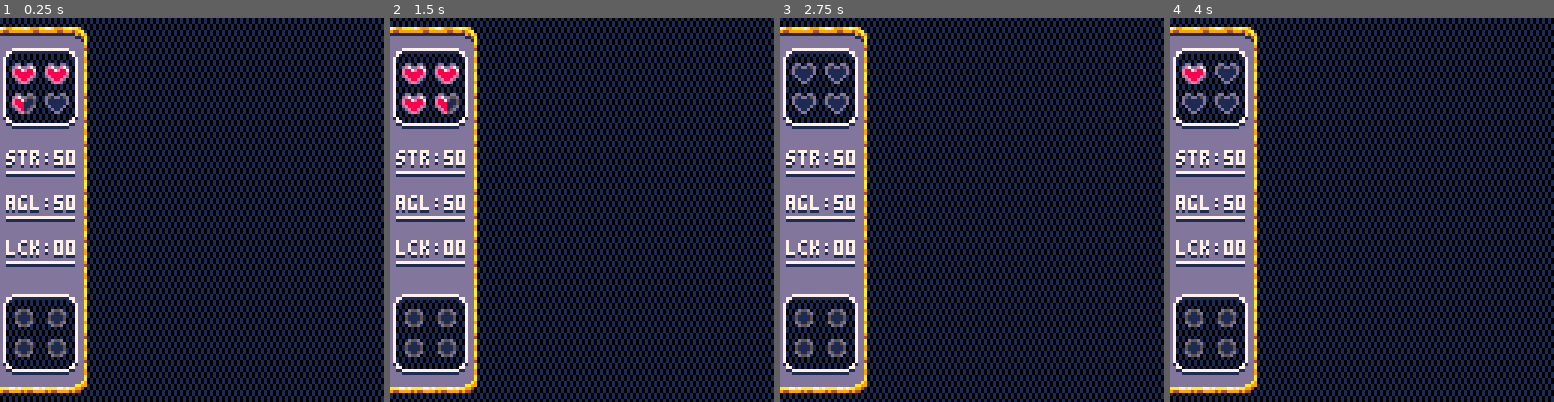
Above: before the commit, frames 1-4 (left to right).
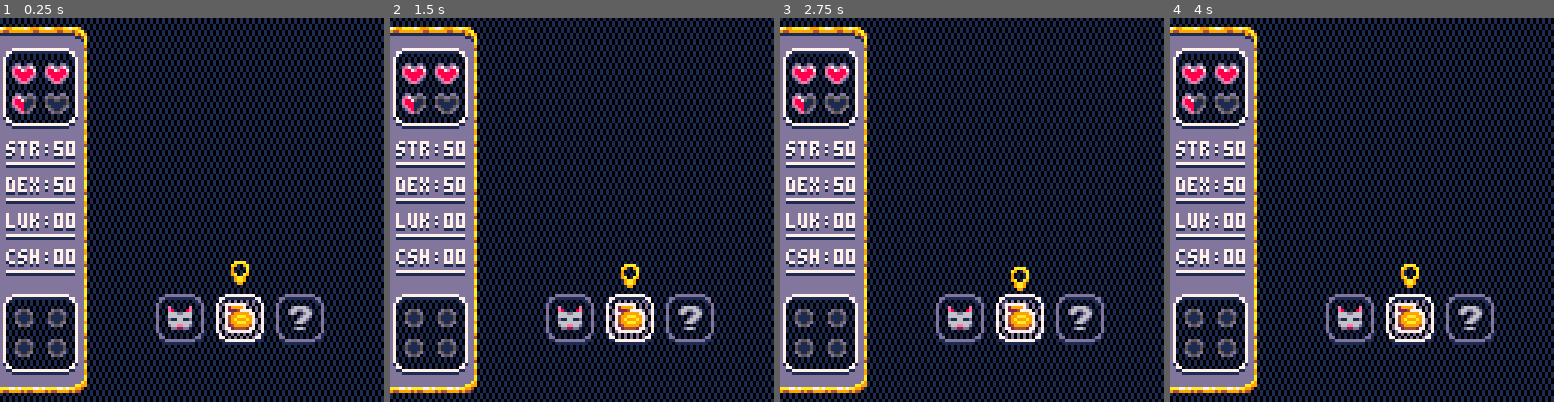
Above: after the commit, the same moments.

Repository: jubbers/pico8
Game: PICO-8 cartridge carts/brackeys.p8
The game is run twice, just before and just after one commit, with the same random seed, the same clock (stepped at 60 frames per second) and the same inputs.
Inputs:
- Up to frame 1 (0.25 s): no input
- Up to frame 2 (1.5 s): no input
- Up to frame 3 (2.75 s): no input
- Up to frame 4 (4 s): no input

The runs differ from the first frame. In frame 1, 7.6% of the frame differs, in the area x 1-85%, y 20-86%; in frame 2, 6.6%; in frame 3, 8.7%, in the area x 1-85%, y 12-86%; in frame 4, 8.0%.

Commit message:
feat: map UI icons added

Diff:
--- a/carts/brackeys.p8
+++ b/carts/brackeys.p8
@@ -13,8 +13,8 @@
 
   player={
     health=5,
-    stats={str=50,agl=50,lck=00},
-    stats_order={"str","agl","lck"},
+    stats={str=50,dex=50,luk=00,csh=00},
+    stats_order={"str","dex","luk","csh"},
     get_hearts=function(self)
       if self.health==0 then return {7,7,7,7} end
       if self.health==1 then return {6,7,7,7} end
@@ -29,7 +29,8 @@
   }
 
   -- [m]ap, [s]hop, [e]ncounter
-  gamestate={ "m", "s", "e",}
+  states={m=0,s=1,e=2}
+  gamestate=states.m
 
   frame_ct=0
 end
@@ -44,7 +45,6 @@
   |-----|-----|-----|-----|
   |  8  |  4  |  2  |  1  |
   '-----------------------'
-  {0b1010101001010101}
 ]]
 
 -->8
@@ -57,9 +57,9 @@
   end
 
   -- slowly increase player hp
-  if frame_ct%20==0 then
-    player.health = (player.health + 1) % 9
-  end
+  -- if frame_ct%20==0 then
+  --   player.health = (player.health + 1) % 9
+  -- end
 end
 
 -->8
@@ -68,21 +68,26 @@
   cls(0)                   -- clear screen black
   set_fill("ff")           -- set fancy upward scrolling fill
   rectfill(0,0,128,128,1)  -- draw fill across entire screen
-  fillp()                  -- reset to solid fill
+  set_fill()               -- reset to solid fill
 
   -- sections
   draw_sidebar()
 
-  -- draw_encounter()
-
-end
-
+  -- map gamestate
+  if gamestate==states.m then
+    draw_gamemap()
+  -- encounter gamestate
+  elseif gamestate==states.e then
+
+  -- shop encounter
+  elseif gamestate==states.s then
+
+  else error("gamestate ".." not accounted for") end
+end
+
+-- render the sidebar on the screen
 function draw_sidebar()
-  -- bg render
   map()
-
-  -- char pic
-  -- spr(1,1*spr_size,1.5*spr_size)
 
   -- health ----------------
   fancy_container(1,10,25,26,3,1,7)
@@ -97,84 +102,207 @@
 
   -- items -----------------
   fancy_container(1,92,25,26,3,1,7)
-
   spr(8, 4, 96)
   spr(8, 15, 96)
   spr(8, 4, 106)
   spr(8, 15, 106)
-
-
-end
-
-function fancy_container(x,y,w,h,r,f,b)
+end
+
+function draw_gamemap()
+  map_start,map_end=32,128
+  map_width=map_end-map_start
+  map_center=map_start+(map_width/2)
+
+  draw_icon_at(22, map_center - 16 - 4 , 100, false)
+  draw_icon_at(23, map_center, 100, true)
+  draw_icon_at(25, map_center + 16 + 4 , 100, false)
+end
+
+-- draw a given sprite to the game map
+function draw_icon_at(s,x,y,se)
+  --[[
+    args:
+      s:  sprite to draw
+      x:  x position
+      y:  y position
+      se: selected (bool)
+  ]]
+
+  if se then
+    fancy_container_c(x,y,16,16,3,13,7,"fr")
+    point_indicator_at(x,y-8,10,30)
+    spr_outline_c(s,x,y,7)
+  else
+    fancy_container_c(x,y,16,16,3,1,13,"fs")
+    spr_c(s,x,y,8,8)
+  end
+end
+
+-- draw a moving pointer indicated over a position by a specific offset
+function point_indicator_at(x,y,o,fpc)
+  --[[
+    args:
+      x:   x position
+      y:   y position
+      o:   offset amount
+      fpc: frames per cycle (e.g. 30 -> one full full up/down cycle every 30 frames)
+  ]]
+  local wiggle = flr(sin(frame_ct/fpc)+0.5)
+  spr(21, x-4, y-o+wiggle)
+end
+
+function fancy_container(x,y,w,h,r,f,b,ft)
   --[[
     Draw a fancy UI container to the screen
 
     Args:
-      x: Starting x position
-      y: Starting y position
-      w: Width of the container
-      h: Height of the container
-      r: Border radius
-      f: Fill color
-      b: Border color
-  ]]
+      x:  Starting x position
+      y:  Starting y position
+      w:  Width of the container
+      h:  Height of the container
+      r:  Border radius
+      f:  Fill color
+      b:  Border color
+      ft: Fill type --  "fr" (default) | "ff" | "fs" -- see set_fill() for details
+  ]]
+  if (ft == nil) ft = "fr"
   set_fill()                  -- solid fill
   rrectfill(x, y, w, h, r, f) -- fill solid
-  set_fill("fr")              -- fancy fill (inv.)
+  set_fill(ft)              -- fancy fill (inv.)
   rrectfill(x, y, w, h, r, f) -- populate rect w fancy fill
   set_fill()                  -- solid fill
   rrect(x, y+1, w, h, r, 1)   -- border drop shadow
   rrect(x, y, w, h, r, b)     -- border
 end
 
+-- Set fill type based on passed type (t)
 function set_fill(t)
   --[[
-    Set fill type based on passed type (t)
-
-    Opts:
+    args:
       nil:  solid fill
       "ff": fancy-fill (upward scrolling)
-      "ff": fancy-fill reversed (downward scrolling)
+      "fr": fancy-fill reversed (downward scrolling)
+      "fs": fancy-fill static
   ]]
   if     t==nil  then fillp()
   elseif t=="ff" then fillp(fancyfill[(fancyfill_ct%4)+1])
   elseif t=="fr" then fillp(fancyfill[((fancyfill_ct*-1)%4)+1])
+  elseif t=="fs" then fillp(fancyfill[1])
   else error("Fill type not accounted for") end
 end
 
+-- draw the current player stats to the sidebar
 function draw_stats()
-  local base_height,spacing,line_gap=44,15,7
+  local base_height,spacing,line_gap=41,12,7
   for i=1,#player.stats_order do
     local k = player.stats_order[i]
     local v = player.stats[k]
     local val = v < 10 and "0"..v or v
     local base_y = base_height + (spacing * (i-1))
     print(k..":"..val, 2, base_y+1, 1)                   -- draw text
-    print(k..":"..val, 2, base_y,   7)                   -- draw text drop shadow
+    print(k..":"..val, 2, base_y, 7)                     -- draw text drop shadow
     line(2, base_y+line_gap,   24, base_y+line_gap,   7) -- draw underline
     line(2, base_y+line_gap+1, 24, base_y+line_gap+1, 1) -- draw underline shadow
   end
 end
 
+-- Helper functions for centering
+function rrect_c(x,y,w,h,r,c)
+  --[[
+    draw a rounded rect centered about a point
+
+    Args:
+      x: target x position
+      y: target y position
+      w: width
+      h: height
+      r: radius
+      c: color
+  ]]
+  rrect(x-(w/2), y-(h/2),w,h,r,c)
+end
+
+-- centered variant of rrectfill
+function rrectfill_c(x,y,w,h,r,c)
+  rrectfill(x-(w/2), y-(h/2),w,h,r,c)
+end
+
+-- centered variant of normal fancy container
+function fancy_container_c(x,y,w,h,r,f,b,ft)
+  fancy_container(x-(w/2), y-(h/2),w,h,r,f,b,ft)
+end
+
+-- centered variant of a spr function
+function spr_c(n,x,y,w,h,fx,fy)
+  --[[
+    Args:
+      n: sprite id to draw
+      x: x position
+      y: y position
+      w: width
+      h: height
+      fx: flip x (bool)
+      fy: flip y (bool)
+  ]]
+  spr(n,x-(w/2),y-(h/2))
+end
+
+-- helper outline fxn lifted from achie72 on github then minified for token:
+-- https://gist.github.com/Achie72/a249edb0e1c32cdaedf721726f2d8d34
+function spr_outline(s, x, y, c, th, xs, ys, fh, fv)
+  --[[
+    draw a sprite at a position with a given color + thickness
+
+    args:
+      s:  target sprite
+      x:  x position
+      y:  y position
+      c:  color
+      th: outline thickness
+      xs: x_size
+      ys: y_size
+      fh: flip horizontal flag
+      fv: flip vertical flag
+  ]]
+  if (c == nil) c = 7
+  if (th == nil) th = 1
+  if (xs == nil) xs = 1
+  if (ys == nil) ys = 1
+
+  for i=1,15,1 do pal(i, c) end
+  if c == 0 then palt(0, false) end
+  for i=-th,th do for j=-th,th do spr(s, x-i, y-j, xs, ys, fh, fv) end end
+  if c == 0 then palt(0, true) end
+  pal()
+  spr(s, x, y, xs, ys, fh, fv)
+end
+
+
+-- centered variant of spr_outline function
+function spr_outline_c(s, x, y, c, th, xs, ys, fh, fv)
+  spr_outline(s, x-4, y-4, c, th, xs, ys, fh, fv)
+end
+
+
+
 
 __gfx__
-000000000000000000000000000000000000000000000000000000000000000000000000e000000e566660000000000000000000000000000000000000000000
-00000000000000000000000000000000000000000dd00dd00dd00dd00dd00dd000d55d00ee00008e05dd00000000000000000000000000000000000000000000
-0070070000000000000000000000000000000000de7dde7dde7dd55dd51dd15d0d5115d06eeddee60d6666600000000000000000000000000000000000000000
-00077000000007aa7a999aa77a99aaaaaa900000e887e887e8875115d111111d0511115066666666d66ccc660000000000000000000000000000000000000000
-0007700000007a99999449999449999949aa0000e888888ee8881115d111111d05111150ddd66dddd6c666c60000000000000000000000000000000000000000
-007007000007a9111111111111111111194a9000de8888edde88115d0d1111d00d5115d066666666d66ccc660000000000000000000000000000000000000000
-000000000004941dddddddddddddddddd114a0000de88ed00de815d000d11d0000d55d00d66ee66d5d66666d0000000000000000000000000000000000000000
-000000000009a1ddddddddddddddddddddd1a00000deed0000de5d00000dd000000000000dd22dd005dddd500000000000000000000000000000000000000000
-000000000009dddd00000000dddddddddddda0000000000000000000000000000000000000000000000000000000000000000000000000000000000000000000
-000000000009dddd00000000dddddddddddd90000000000000000000000000000000000000000000000000000000000000000000000000000000000000000000
-000000000009dddd00000000dddddddddddda0000000000000000000000000000000000000000000000000000000000000000000000000000000000000000000
-000000000004dddd00000000dddddddddddda0000000000000000000000000000000000000000000000000000000000000000000000000000000000000000000
-000000000009dddd00000000dddddddddddda0000000000000000000000000000000000000000000000000000000000000000000000000000000000000000000
-000000000009dddd00000000dddddddddddd90000000000000000000000000000000000000000000000000000000000000000000000000000000000000000000
-000000000009dddd00000000dddddddddddda0000000000000000000000000000000000000000000000000000000000000000000000000000000000000000000
-000000000009dddd00000000dddddddddddda0000000000000000000000000000000000000000000000000000000000000000000000000000000000000000000
+00000000000000000000000000000000000000000000000000000000000000000000000000000000000000000000000000000000000000000000000000000000
+00000000000000000000000000000000000000000dd00dd00dd00dd00dd00dd000d55d0000000000000000000000000000000000000000000000000000000000
+0070070000000000000000000000000000000000de7dde7dde7dd55dd55dd55d0d5115d000000000000000000000000000000000000000000000000000000000
+00077000000007aa7a999aa77a99aaaaaa900000e887e887e8875115511551150511115000000000000000000000000000000000000000000000000000000000
+0007700000007a99999449999449999949aa0000e888888ee8881115511111150511115000000000000000000000000000000000000000000000000000000000
+007007000007a9111111111111111111194a9000de8888edde88115dd511115d0d5115d000000000000000000000000000000000000000000000000000000000
+000000000004941dddddddddddddddddd114a0000de88ed00de815d00d5115d000d55d0000000000000000000000000000000000000000000000000000000000
+000000000009a1ddddddddddddddddddddd1a00000deed0000de5d0000d55d000000000000000000000000000000000000000000000000000000000000000000
+000000000009dddd00000000dddddddddddda00000aaaa00e000000e29999000566660000d6666d0000000000000000000000000000000000000000000000000
+000000000009dddd00000000dddddddddddd90000a9009a0e800008e2224000005dd0000d66dd66d000000000000000000000000000000000000000000000000
+000000000009dddd00000000dddddddddddda000090000a0666dd666049999900d666660d6d00d66000000000000000000000000000000000000000000000000
+000000000004dddd00000000dddddddddddda000090000a066666666499aaa99d66ccc660000d66d000000000000000000000000000000000000000000000000
+000000000009dddd00000000dddddddddddda00009a00a90d116611d49a999a9d6c666c6000d66d0000000000000000000000000000000000000000000000000
+000000000009dddd00000000dddddddddddd9000009aa90066666666499aaa99d66ccc6600d66d00000000000000000000000000000000000000000000000000
+000000000009dddd00000000dddddddddddda000009aa900d66ee66d249999945d66666d00000000000000000000000000000000000000000000000000000000
+000000000009dddd00000000dddddddddddda000000990000dd22dd00244442005dddd5000d66d00000000000000000000000000000000000000000000000000
 000000000009dddd0000000000000000dddda0000000000000000000000000000000000000000000000000000000000000000000000000000000000000000000
 000000000009dddd0000000000000000dddd90000000000000000000000000000000000000000000000000000000000000000000000000000000000000000000
 000000000009dddd0000000000000000dddd40000000000000000000000000000000000000000000000000000000000000000000000000000000000000000000
Not shown, changed: activity_log.txt
